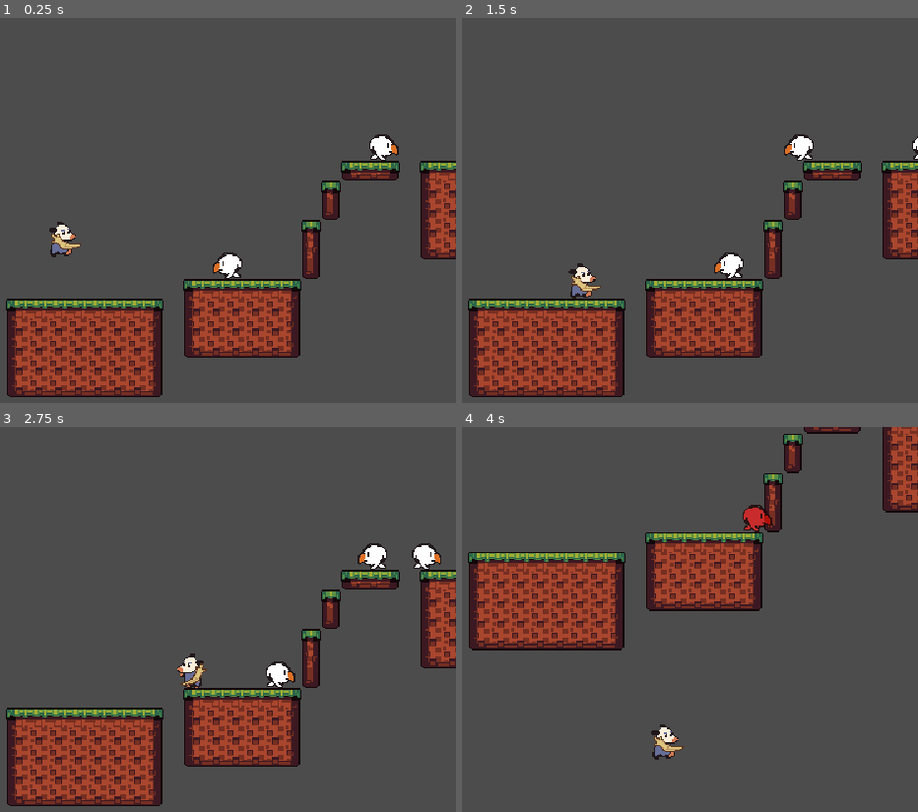
Above: before the commit, frames 1-4 (two rows, left to right).
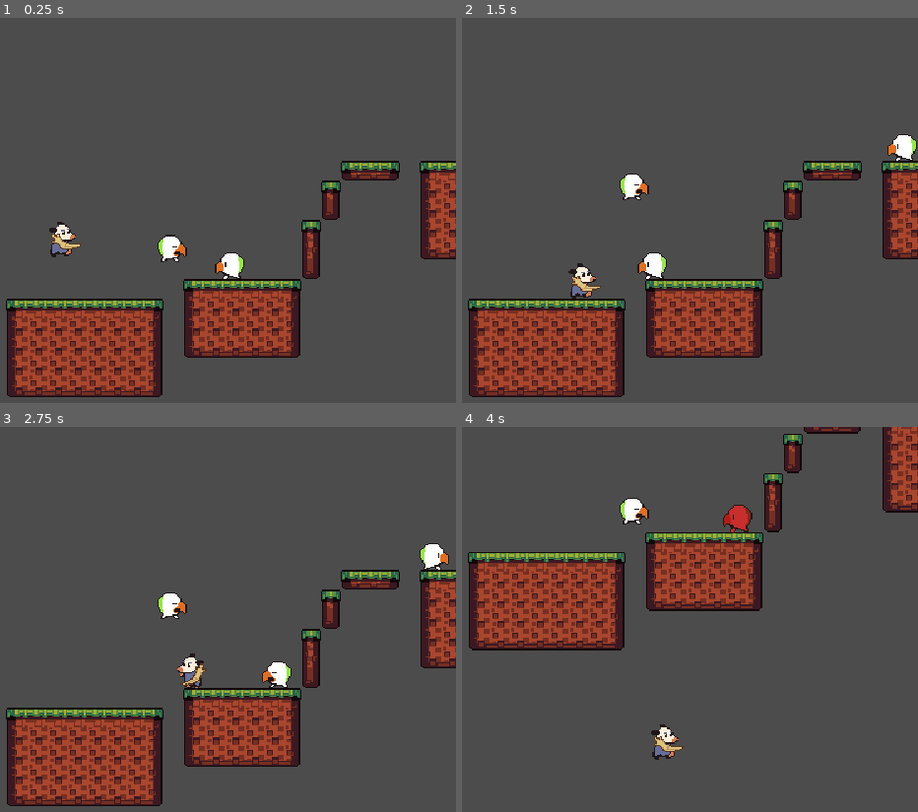
Above: after the commit, the same moments.

Repository: andhedrew/Didelphis
Game: Godot game, scene res://World.tscn
Two runs of this game, one before a commit and one after it. Both use one fixed random seed, a clock stepped at 60 frames per second and the inputs below.
Inputs:
- Up to frame 1 (0.25 s): no input
- Up to frame 2 (1.5 s): hold D (right) from 0.53 s (still down); tap X (attack) at 0.6 s; tap Z (jump) at 0.77, 0.8, 1.07, 1.35 s
- Up to frame 3 (2.75 s): tap Z (jump) at 1.52, 1.82, 2.3 s; tap X (attack) at 1.55, 2.1 s; release D (right) at 2.03 s; hold A (left) from 2.03 s (still down)
- Up to frame 4 (4 s): release A (left) at 2.78 s; hold D (right) from 2.78 s (still down); tap X (attack) at 2.85 s; tap Z (jump) at 3.02, 3.32, 3.6, 3.77 s

The runs differ from the first frame. In frame 1, 0.8% of the frame differs, in the area x 34-88%, y 30-68%; in frame 2, 1.7%, in the area x 34-100%, y 30-68%; in frame 3, 1.2%; in frame 4, 0.9%.

Commit message:
Additions to bse enemy, bat test enemy almost good.

Diff:
--- /dev/null
+++ b/Actors/Enemies/Bat/Bat.gd
@@ -0,0 +1,32 @@
+extends BaseEnemy
+
+export var flight_time := 2
+var flight_timer := Timer.new()
+
+
+func _ready():
+	add_child(flight_timer)
+	flight_timer.one_shot = true
+	flight_timer.wait_time = flight_time
+	direction.y = 1
+	state = MOVE
+
+func _physics_process(delta):
+	state_timer()
+	switch_state()
+	move()
+
+func move_state():
+	if not flight_timer.is_stopped():
+		velocity.y = max_move_speed * direction.y
+		return
+
+	flight_timer.start()
+	direction = - direction
+
+
+func  hurt_state():
+
+	move()
+	if state_timer > 100:
+		state = MOVE
--- /dev/null
+++ b/Actors/Enemies/Bat/Bat.tscn
@@ -0,0 +1,133 @@
+[gd_scene load_steps=11 format=2]
+
+[ext_resource path="res://Actors/Enemies/Bat/Bat.gd" type="Script" id=1]
+[ext_resource path="res://Actors/Enemies/Paroot/Paroot.png" type="Texture" id=2]
+[ext_resource path="res://hitboxes/TakeDamageBox.tscn" type="PackedScene" id=4]
+[ext_resource path="res://hitboxes/hitbox.tscn" type="PackedScene" id=5]
+
+[sub_resource type="RectangleShape2D" id=8]
+extents = Vector2( 7.5, 9.5 )
+
+[sub_resource type="RectangleShape2D" id=15]
+
+[sub_resource type="Animation" id=14]
+resource_name = "hurt"
+length = 0.1
+tracks/0/type = "value"
+tracks/0/path = NodePath("Model:frame")
+tracks/0/interp = 1
+tracks/0/loop_wrap = true
+tracks/0/imported = false
+tracks/0/enabled = true
+tracks/0/keys = {
+"times": PoolRealArray( 0 ),
+"transitions": PoolRealArray( 1 ),
+"update": 1,
+"values": [ 3 ]
+}
+
+[sub_resource type="Animation" id=13]
+resource_name = "walk"
+length = 0.4
+tracks/0/type = "value"
+tracks/0/path = NodePath("Model:frame")
+tracks/0/interp = 1
+tracks/0/loop_wrap = true
+tracks/0/imported = false
+tracks/0/enabled = true
+tracks/0/keys = {
+"times": PoolRealArray( 0, 0.2 ),
+"transitions": PoolRealArray( 1, 1 ),
+"update": 1,
+"values": [ 1, 2 ]
+}
+
+[sub_resource type="Animation" id=11]
+length = 0.001
+tracks/0/type = "value"
+tracks/0/path = NodePath(".:modulate")
+tracks/0/interp = 1
+tracks/0/loop_wrap = true
+tracks/0/imported = false
+tracks/0/enabled = true
+tracks/0/keys = {
+"times": PoolRealArray( 0 ),
+"transitions": PoolRealArray( 1 ),
+"update": 0,
+"values": [ Color( 1, 1, 1, 1 ) ]
+}
+
+[sub_resource type="Animation" id=12]
+resource_name = "take_damage"
+tracks/0/type = "value"
+tracks/0/path = NodePath(".:modulate")
+tracks/0/interp = 1
+tracks/0/loop_wrap = true
+tracks/0/imported = false
+tracks/0/enabled = true
+tracks/0/keys = {
+"times": PoolRealArray( 0, 0.1, 0.2, 0.3, 0.4, 1 ),
+"transitions": PoolRealArray( 1, 1, 1, 1, 1, 1 ),
+"update": 1,
+"values": [ Color( 0.92549, 0.211765, 0.211765, 1 ), Color( 0.92549, 0.211765, 0.211765, 0 ), Color( 0.92549, 0.211765, 0.211765, 1 ), Color( 0.92549, 0.211765, 0.211765, 0 ), Color( 0.92549, 0.14902, 0.14902, 0.780392 ), Color( 1, 1, 1, 1 ) ]
+}
+
+[node name="Bat" type="KinematicBody2D"]
+position = Vector2( -1, 0 )
+collision_layer = 4
+collision_mask = 5
+script = ExtResource( 1 )
+can_be_knocked_back = false
+
+[node name="CollisionShape2D" type="CollisionShape2D" parent="."]
+position = Vector2( -0.5, -9.5 )
+shape = SubResource( 8 )
+
+[node name="ledge_check_right" type="RayCast2D" parent="."]
+position = Vector2( 1, -1 )
+enabled = true
+cast_to = Vector2( 0, 2 )
+
+[node name="ledge_check_left" type="RayCast2D" parent="."]
+position = Vector2( -1, -1 )
+enabled = true
+cast_to = Vector2( 0, 2 )
+
+[node name="hurtbox" parent="." instance=ExtResource( 4 )]
+collision_layer = 4
+collision_mask = 8
+monitorable = false
+
+[node name="CollisionShape2D" parent="hurtbox" index="0"]
+position = Vector2( -1, -10 )
+shape = SubResource( 15 )
+
+[node name="hitbox" parent="." instance=ExtResource( 5 )]
+collision_layer = 16
+collision_mask = 2
+monitoring = false
+knockback_force = 5.0
+
+[node name="InvulnerableTimer" type="Timer" parent="."]
+wait_time = 0.5
+
+[node name="Model" type="Node2D" parent="."]
+
+[node name="Model" type="Sprite" parent="Model"]
+position = Vector2( -2, -14 )
+texture = ExtResource( 2 )
+hframes = 5
+frame = 3
+
+[node name="AnimationPlayer" type="AnimationPlayer" parent="Model"]
+anims/hurt = SubResource( 14 )
+anims/walk = SubResource( 13 )
+
+[node name="EffectsPlayer" type="AnimationPlayer" parent="Model"]
+root_node = NodePath("../..")
+anims/RESET = SubResource( 11 )
+anims/take_damage = SubResource( 12 )
+
+[connection signal="area_entered" from="hurtbox" to="." method="when_hitbox_area_entered"]
+
+[editable path="hurtbox"]
--- /dev/null
+++ b/Actors/Enemies/Paroot/Paroot.gd
@@ -0,0 +1,58 @@
+extends BaseEnemy
+
+var flipped := false
+func _ready():
+	pass
+
+func _physics_process(delta):
+	state_timer()
+	switch_state()
+	if invulnerable and $InvulnerableTimer.is_stopped():
+		invulnerable = false
+
+
+func apply_gravity():
+	velocity.y += gravity
+	velocity.y = min(velocity.y, max_fall_speed)
+
+func idle_state():
+	pass
+
+func move_state():
+	var found_wall := is_on_wall()
+	var found_ledge = not ledge_check_right.is_colliding() or not ledge_check_left.is_colliding()
+	animation_player.play("walk")
+	if found_wall or found_ledge:
+		if not flipped:
+			direction *= -1
+			transform.x.x *= -1
+			flipped = true
+	else:
+		flipped = false
+	apply_acceleration(direction.x)
+	apply_gravity()
+	move()
+
+
+func  jump_state():
+	pass
+
+
+func  attack_state():
+	pass
+
+
+func  dead_state():
+	pass
+
+
+func  fall_state():
+	pass
+
+
+func  hurt_state():
+	apply_gravity()
+	apply_friction()
+	move()
+	if state_timer > 100:
+		state = MOVE
--- a/Actors/enemies/Paroot.tscn
+++ b/Actors/Enemies/Paroot/Paroot.tscn
@@ -1,7 +1,7 @@
-[gd_scene load_steps=11 format=2]
+[gd_scene load_steps=12 format=2]
 
-[ext_resource path="res://Sprites/Paroot.png" type="Texture" id=1]
-[ext_resource path="res://actors/enemies/Paroot.gd" type="Script" id=2]
+[ext_resource path="res://Actors/Enemies/Paroot/Paroot.png" type="Texture" id=1]
+[ext_resource path="res://Actors/Enemies/Paroot/Paroot.gd" type="Script" id=2]
 [ext_resource path="res://hitboxes/TakeDamageBox.tscn" type="PackedScene" id=3]
 [ext_resource path="res://hitboxes/hitbox.tscn" type="PackedScene" id=4]
 
@@ -13,6 +13,22 @@
 
 [sub_resource type="RectangleShape2D" id=10]
 extents = Vector2( 9.5, 8.5 )
+
+[sub_resource type="Animation" id=14]
+resource_name = "hurt"
+length = 0.1
+tracks/0/type = "value"
+tracks/0/path = NodePath("Model:frame")
+tracks/0/interp = 1
+tracks/0/loop_wrap = true
+tracks/0/imported = false
+tracks/0/enabled = true
+tracks/0/keys = {
+"times": PoolRealArray( 0 ),
+"transitions": PoolRealArray( 1 ),
+"update": 1,
+"values": [ 3 ]
+}
 
 [sub_resource type="Animation" id=13]
 resource_name = "walk"
@@ -58,18 +74,6 @@
 "transitions": PoolRealArray( 1, 1, 1, 1, 1, 1 ),
 "update": 1,
 "values": [ Color( 0.92549, 0.211765, 0.211765, 1 ), Color( 0.92549, 0.211765, 0.211765, 0 ), Color( 0.92549, 0.211765, 0.211765, 1 ), Color( 0.92549, 0.211765, 0.211765, 0 ), Color( 0.92549, 0.14902, 0.14902, 0.780392 ), Color( 1, 1, 1, 1 ) ]
-}
-tracks/1/type = "value"
-tracks/1/path = NodePath("Model:modulate")
-tracks/1/interp = 1
-tracks/1/loop_wrap = true
-tracks/1/imported = false
-tracks/1/enabled = true
-tracks/1/keys = {
-"times": PoolRealArray( 0, 1 ),
-"transitions": PoolRealArray( 1, 1 ),
-"update": 0,
-"values": [ Color( 1, 0, 0, 1 ), Color( 1, 1, 1, 1 ) ]
 }
 
 [node name="Paroot" type="KinematicBody2D"]
@@ -118,9 +122,11 @@
 [node name="Model" type="Sprite" parent="Model"]
 position = Vector2( -2, -14 )
 texture = ExtResource( 1 )
-hframes = 3
+hframes = 5
+frame = 3
 
 [node name="AnimationPlayer" type="AnimationPlayer" parent="Model"]
+anims/hurt = SubResource( 14 )
 anims/walk = SubResource( 13 )
 
 [node name="EffectsPlayer" type="AnimationPlayer" parent="Model"]
--- a/Actors/enemies/BaseEnemy.gd
+++ b/Actors/enemies/BaseEnemy.gd
@@ -24,15 +24,17 @@
 var invulnerable := false
 export var gravity := 3.9
 export var max_fall_speed := 250
+export(bool) var can_be_knocked_back =  true
 
 onready var hitbox:= $hitbox
+onready var hurtbox:= $hurtbox
 onready var ledge_check_right := $ledge_check_right
 onready var ledge_check_left := $ledge_check_left
 onready var animation_player := $Model/AnimationPlayer
 onready var effects_player := $Model/EffectsPlayer
 
 func _ready() -> void:
-	pass
+	hurtbox.connect("area_entered", self, "_when_hitbox_area_entered")
 	#assert(spritesheet, "%s needs a spritesheet" % [name])
 
 
@@ -45,9 +47,11 @@
 func take_damage(amount: int, damaging_hitbox) -> void:
 	state = HURT
 	health -= amount
-	velocity = (self.global_position - damaging_hitbox.global_position) * damaging_hitbox.knockback_force
-	velocity.y = jump_height*0.5
+	if can_be_knocked_back:
+		velocity = (self.global_position - damaging_hitbox.global_position) * damaging_hitbox.knockback_force
+		velocity.y = jump_height*0.5
 	effects_player.play("take_damage")
+	animation_player.play("hurt")
 	$InvulnerableTimer.start()
 	if health <= 0:
 		die()
@@ -121,3 +125,7 @@
 	else:
 		state_timer += 1
 	state_last_frame = state
+
+func _when_hitbox_area_entered(hitbox):
+	if hitbox is HitBox:
+		take_damage(hitbox.damage, hitbox)
--- a/Actors/enemies/Paroot.gd
+++ b/Actors/enemies/Paroot.gd
@@ -1,62 +1,29 @@
 extends BaseEnemy
 
-var flipped := false
 func _ready():
 	pass
 
 func _physics_process(delta):
-	state_timer()
-	switch_state()
+	var found_wall := is_on_wall()
+	var found_ledge = not ledge_check_right.is_colliding() or not ledge_check_left.is_colliding()
+	animation_player.play("walk")
+	if found_wall or found_ledge:
+		direction *= -1
+		animation_player.flip_h = !animation_player.flip_h
+
+	velocity = direction * SPEED
+	apply_gravity()
+	move()
+
 	if invulnerable and $InvulnerableTimer.is_stopped():
 		invulnerable = false
 
 
 func when_hitbox_area_entered(hitbox):
 	if hitbox is HitBox:
-		take_damage(hitbox.damage, hitbox)
+		$InvulnerableTimer.start()
+
 
 func apply_gravity():
 	velocity.y += gravity
 	velocity.y = min(velocity.y, max_fall_speed)
-
-func idle_state():
-	pass
-
-func move_state():
-	var found_wall := is_on_wall()
-	var found_ledge = not ledge_check_right.is_colliding() or not ledge_check_left.is_colliding()
-	animation_player.play("walk")
-	if found_wall or found_ledge:
-		if not flipped:
-			direction *= -1
-			transform.x.x *= -1
-			flipped = true
-	else:
-		flipped = false
-	apply_acceleration(direction.x)
-	apply_gravity()
-	move()
-
-
-func  jump_state():
-	pass
-
-
-func  attack_state():
-	pass
-
-
-func  dead_state():
-	pass
-
-
-func  fall_state():
-	pass
-
-
-func  hurt_state():
-	apply_gravity()
-	apply_friction()
-	move()
-	if state_timer > 100:
-		state = MOVE
--- a/Actors/player.gd
+++ b/Actors/player.gd
@@ -24,6 +24,7 @@
 
 onready var coyote_timer := $CoyoteTimer
 var was_on_floor := false
+var in_air_timer := 0
 onready var animation_player := $Model/AnimationPlayer
 
 var input := Vector2.ZERO
@@ -62,6 +63,11 @@
 	elif input.x < 0:
 		transform.x.x = -1
 
+	if is_on_floor():
+		in_air_timer = 0
+	else:
+		in_air_timer  += 1
+
 
 func switch_state(input) -> void :
 	if state == IDLE: idle_state(input, attack)
@@ -127,6 +133,7 @@
 	velocity = move_and_slide(velocity, Vector2.UP)
 
 	if is_on_floor():
+
 		if input.x == 0:
 			state = IDLE
 		else:
@@ -161,7 +168,7 @@
 		GameEvents.emit_signal("player_attacked")
 
 	if state_timer < 1 and facing == DOWN:
-		velocity.y = jump_height*0.5
+		velocity.y = min((jump_height)+in_air_timer, velocity.y)
 
 	velocity = move_and_slide(velocity, Vector2.UP)
 
@@ -211,5 +218,5 @@
 	if hitbox is HitBox:
 		health -= hitbox.damage
 		velocity = (self.global_position - hitbox.global_position) * hitbox.knockback_force
-		velocity.y  = jump_height*0.5
+		velocity.y  = max(jump_height+in_air_timer, velocity.y)
 		GameEvents.emit_signal("player_took_damage", hitbox.damage)
--- a/World.tscn
+++ b/World.tscn
@@ -1,11 +1,12 @@
-[gd_scene load_steps=7 format=2]
+[gd_scene load_steps=8 format=2]
 
 [ext_resource path="res://Actors/Player.tscn" type="PackedScene" id=1]
 [ext_resource path="res://Weapons/BaseWeapon.tscn" type="PackedScene" id=2]
 [ext_resource path="res://Tileset.tres" type="TileSet" id=3]
 [ext_resource path="res://World.gd" type="Script" id=4]
-[ext_resource path="res://Actors/enemies/Paroot.tscn" type="PackedScene" id=5]
+[ext_resource path="res://Actors/Enemies/Bat/Bat.tscn" type="PackedScene" id=5]
 [ext_resource path="res://Weapons/Projectiles/projectile.tscn" type="PackedScene" id=6]
+[ext_resource path="res://Actors/Enemies/Paroot/Paroot.tscn" type="PackedScene" id=7]
 
 [node name="World" type="Node"]
 script = ExtResource( 4 )
@@ -16,37 +17,20 @@
 format = 1
 tile_data = PoolIntArray( -917441, 3, 131076, -851905, 3, 196612, -786378, 3, 131073, -786377, 3, 131074, -786376, 3, 1 …(6399 unchanged characters)…
 
-[node name="Paroot" parent="." instance=ExtResource( 5 )]
-position = Vector2( 354, -80 )
-
-[node name="Paroot2" parent="." instance=ExtResource( 5 )]
-position = Vector2( 583, -179 )
-
-[node name="Paroot3" parent="." instance=ExtResource( 5 )]
-position = Vector2( 485, -180 )
-
-[node name="Paroot4" parent="." instance=ExtResource( 5 )]
-position = Vector2( 788, -172 )
-
-[node name="Paroot5" parent="." instance=ExtResource( 5 )]
-position = Vector2( 950, -202 )
-
-[node name="Paroot6" parent="." instance=ExtResource( 5 )]
-position = Vector2( 1082, -167 )
-
-[node name="Paroot7" parent="." instance=ExtResource( 5 )]
-position = Vector2( 1256, -148 )
-
-[node name="Paroot8" parent="." instance=ExtResource( 5 )]
-position = Vector2( 1427, -164 )
-
-[node name="Paroot9" parent="." instance=ExtResource( 5 )]
-position = Vector2( 1564, -168 )
-
 [node name="Player" parent="." instance=ExtResource( 1 )]
 
 [node name="BaseWeapon" parent="Player" instance=ExtResource( 2 )]
 position = Vector2( 0, -13 )
 bullet_scene = ExtResource( 6 )
 
+[node name="Paroot" parent="." instance=ExtResource( 7 )]
+position = Vector2( 362, -84 )
+
+[node name="Paroot2" parent="." instance=ExtResource( 7 )]
+position = Vector2( 565, -178 )
+
+[node name="Bat" parent="." instance=ExtResource( 5 )]
+position = Vector2( 312, -85 )
+max_move_speed = 40
+
 [editable path="Player/BaseWeapon"]
--- a/project.godot
+++ b/project.godot
@@ -17,7 +17,7 @@
 "base": "KinematicBody2D",
 "class": "BaseEnemy",
 "language": "GDScript",
-"path": "res://Actors/enemies/BaseEnemy.gd"
+"path": "res://Actors/Enemies/BaseEnemy.gd"
 }, {
 "base": "Area2D",
 "class": "HitBox",
Binary file added: Actors/Enemies/Paroot/Paroot.png
Not shown, changed: Actors/Enemies/Paroot/Paroot.png.import
Binary file removed: Sprites/Paroot.png
